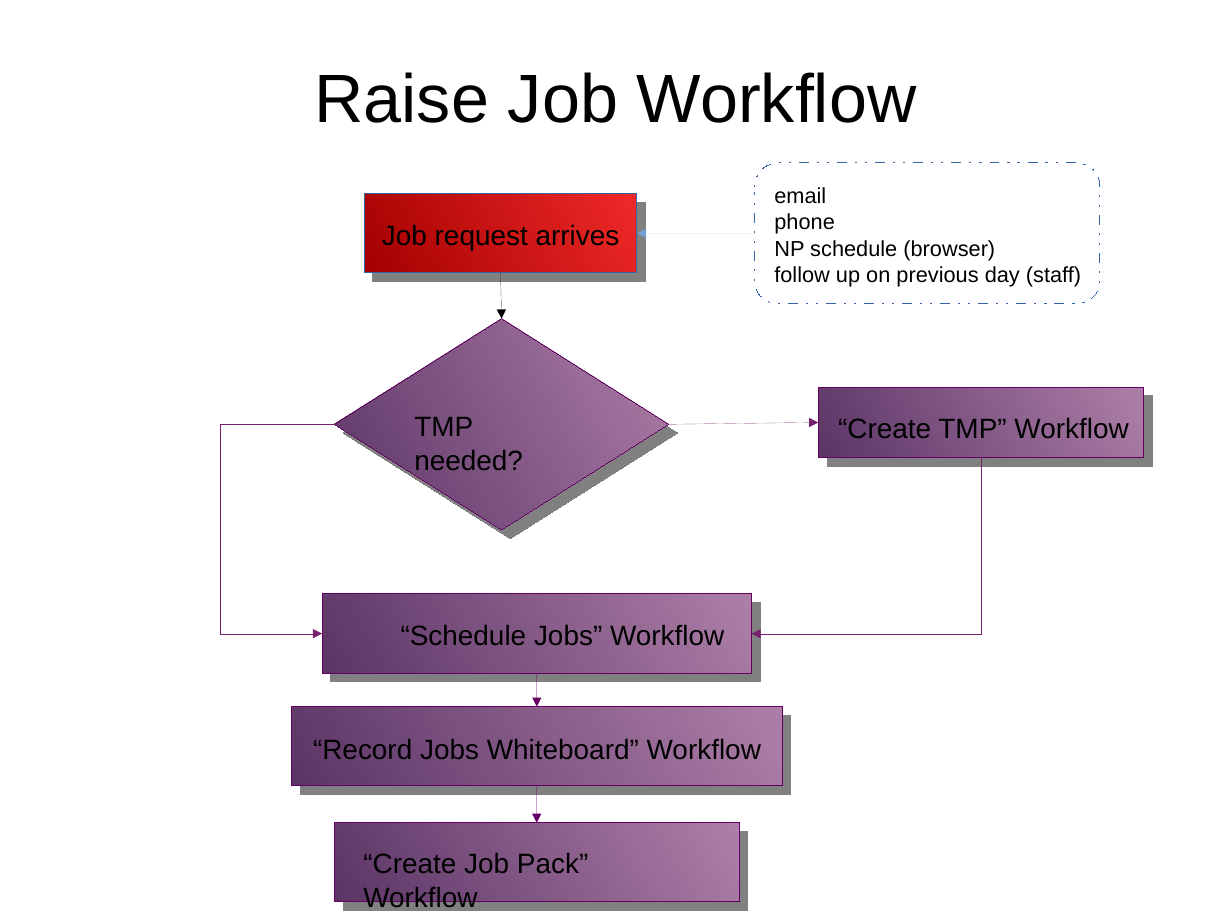
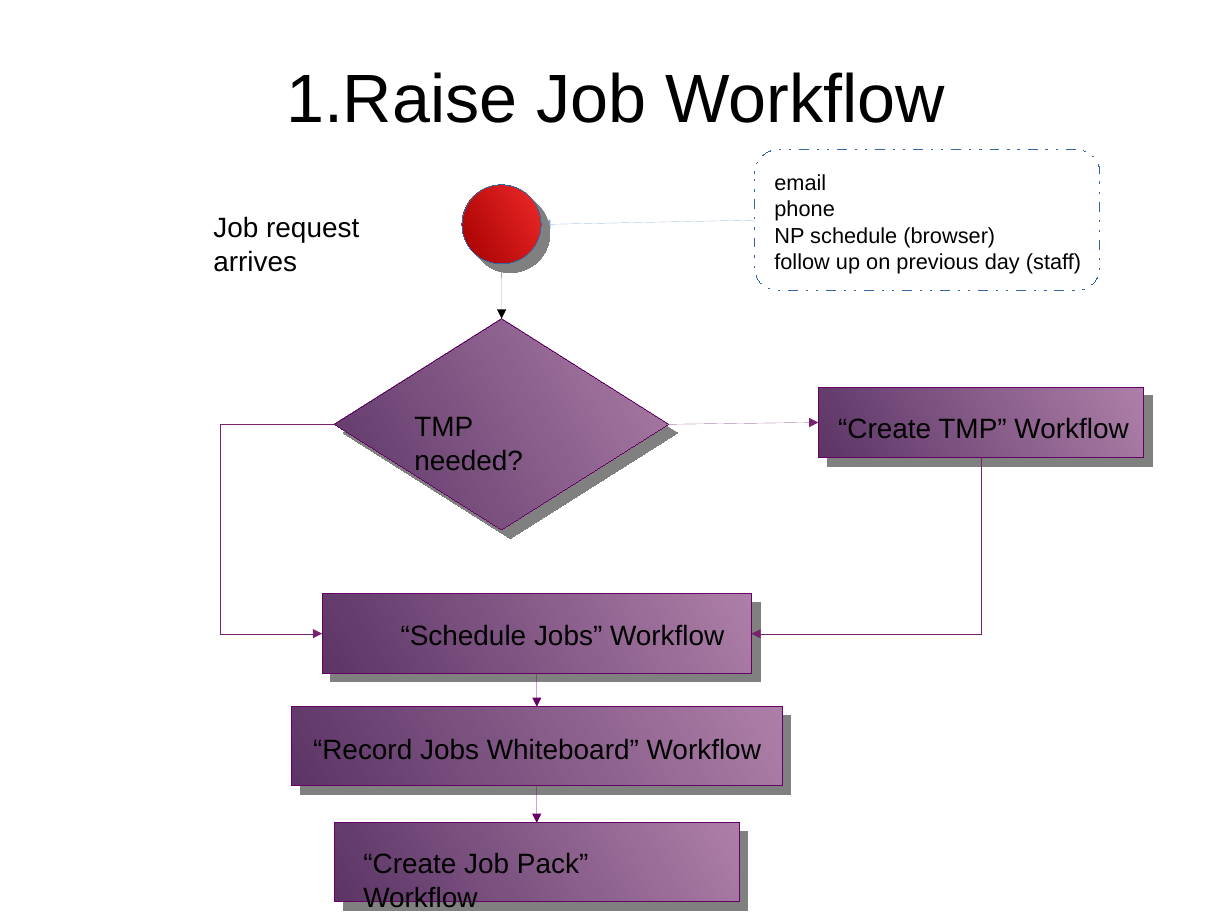
Before and after one commit to monkeysh1ne/TMNZ_Stuff, a slide deck: slide 4 of Workflows BP Models.odp. Drawn at 1232x924 pixels with LibreOffice and Linux fonts; fonts in the diff are those of the drawing. Boxes give left, top, right and bottom in pixels: in the first picture for what was removed or moved away, otherwise in the second. Text is boxed around its words. In the diff, an @@ line names an element or a change of style, - is before the commit and + after.

Commit message:
Started Service Request (SR) modelling in 'Workflows BP Models'

```diff
--- a/Workflows BP Models.odp
+++ b/Workflows BP Models.odp
@@ title at bbox=[286, 72, 944, 123]: text changed @@
-Raise Job Workflow
+1.Raise Job Workflow
@@ 4 texts, 1 rounded rectangle: place and size @@
-4 texts, 1 rounded rectangle at bbox=[755, 163, 1100, 304]
+4 texts, 1 rounded rectangle at bbox=[755, 150, 1100, 291]
@@ text "Job request arrives" rewrapped from bbox=[382, 224, 620, 250] to bbox=[213, 216, 359, 272] @@
@@ rectangle removed at bbox=[364, 193, 637, 273] @@
@@ ellipse added at bbox=[462, 184, 541, 264], fill gradient #EF2929 to #A40000, outline #3465A4 0 pt @@
@@ arrow moved from (755, 234) - (637, 234) to (755, 220) - (541, 225) @@
@@ arrow moved from (501, 273) - (502, 319) to (502, 264) - (502, 319) @@
```
Also in this commit, not shown: 4 other slides changed, 4 slides added, 2 other files.
